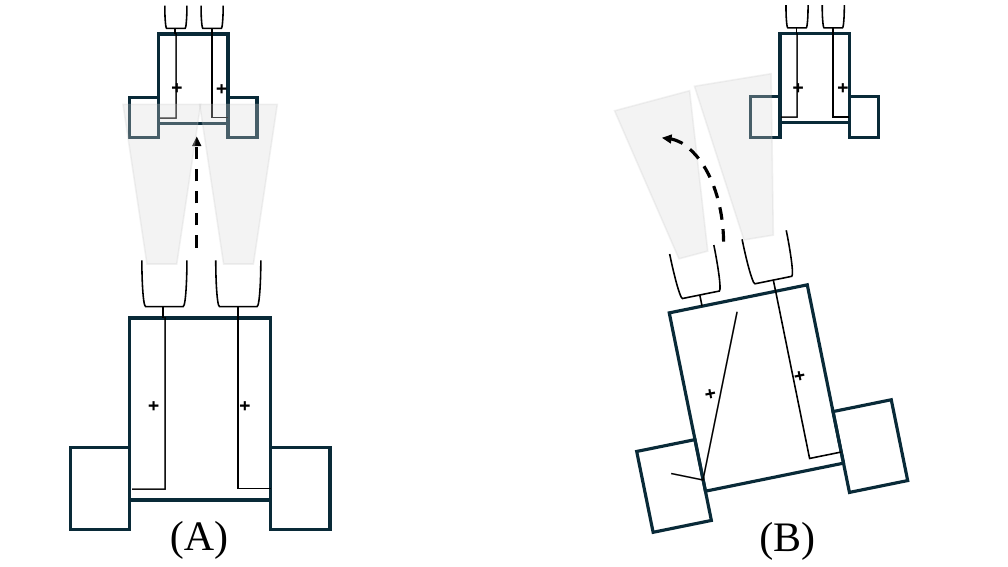
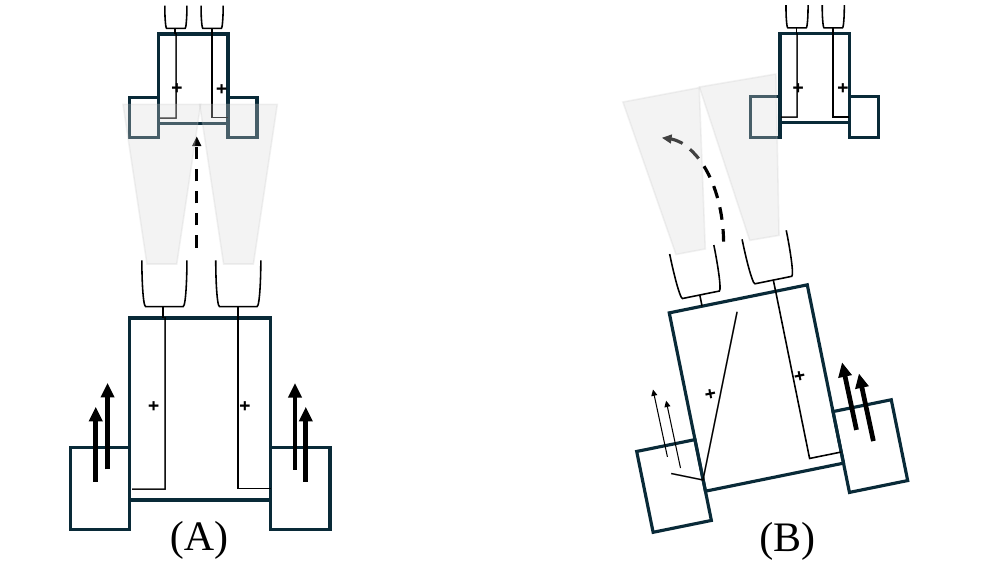
Before and after one commit to dtbenton/ResearchHandbookOnExperimentalDevelopmentalPsychology, a slide deck: slide 1 of vehicleSchematic.pptx. Drawn at 1008x567 pixels with LibreOffice and Linux fonts; fonts in the diff are those of the drawing. Boxes give left, top, right and bottom in pixels: in the first picture for what was removed or moved away, otherwise in the second. Text is boxed around its words. In the diff, an @@ line names an element or a change of style, - is before the commit and + after.

```diff
--- a/vehicleSchematic.pptx
+++ b/vehicleSchematic.pptx
@@ trapezoid at [623, 88, 729, 259]: rotation 165 to 169 degrees @@
@@ trapezoid: place and size @@
-trapezoid at [695, 73, 797, 243]
+trapezoid at [700, 74, 803, 244]
@@ arrow added from (107, 470) to (107, 383), #000000 4.5 pt @@
@@ arrow added from (295, 470) to (295, 383), #000000 4.5 pt @@
@@ arrow added from (668, 457) to (653, 389), #000000 1 pt @@
@@ arrow added from (857, 430) to (842, 363), #000000 4.5 pt @@
@@ arrow added from (873, 441) to (859, 374), #000000 4.5 pt @@
@@ arrow added from (96, 482) to (96, 408), #000000 4.5 pt @@
@@ arrow added from (306, 482) to (306, 408), #000000 4.5 pt @@
@@ arrow added from (681, 468) to (666, 401), #000000 1 pt @@
```
Also in this commit, not shown: 4 other files.
